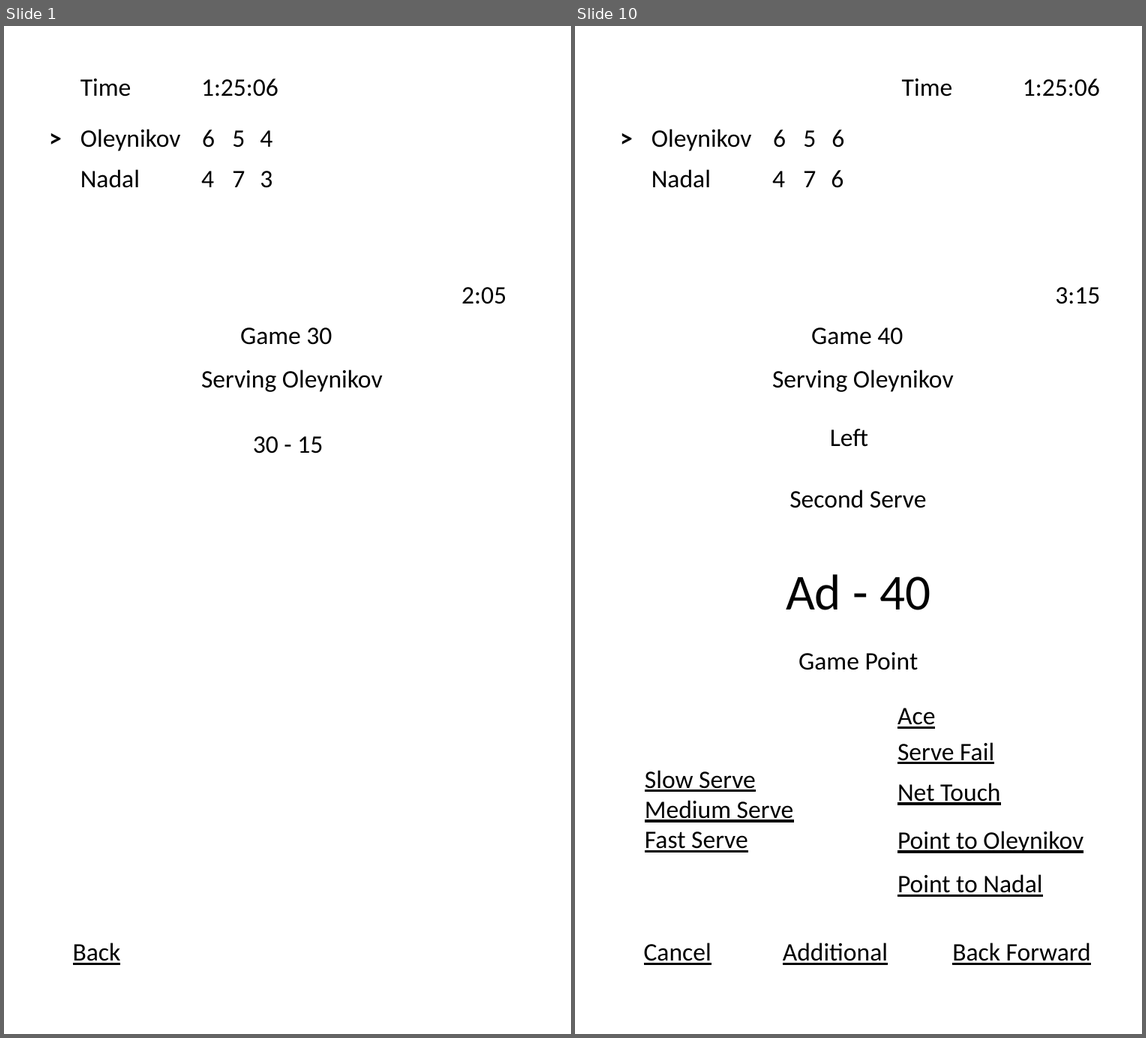
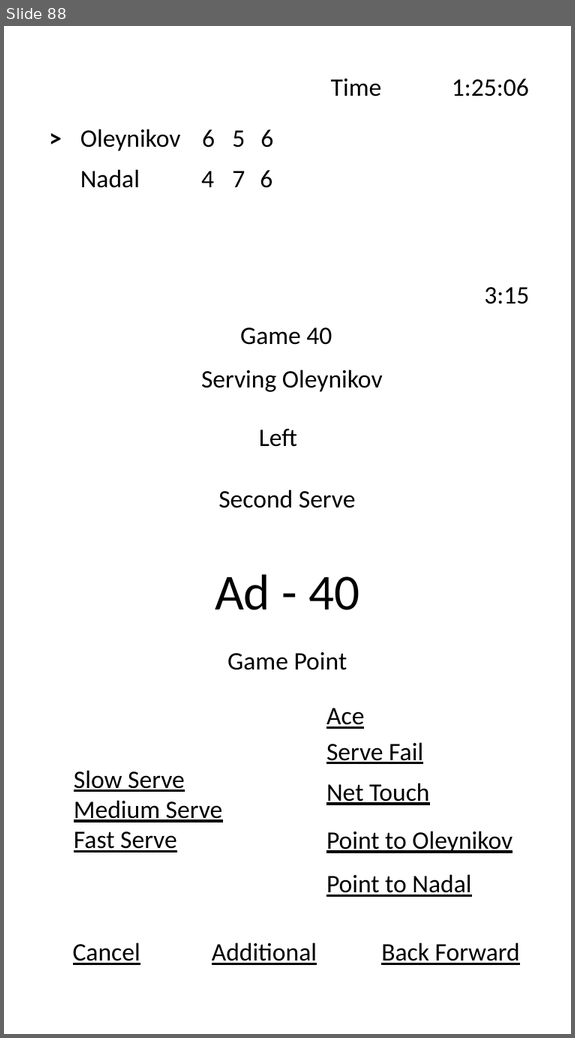
Before and after one commit to yuriyoleynikov/YoTennis, a slide deck: docs/UI.pptx. Shown side by side, each under a label of ours: slides 1 and 10 before the commit, slide 88 after it; the slides between them are not shown. The pictures are 1146x1038 and 575x1038 pixels, drawn with LibreOffice and Linux fonts; fonts in the diff are those of the drawing. Boxes give left, top, right and bottom in pixels: in the first picture for what was removed or moved away, otherwise in the second. Text is boxed around its words. In the diff, an @@ line names an element or a change of style, - is before the commit and + after.

```diff
--- a/docs/UI.pptx
+++ b/docs/UI.pptx
@@ slide 1 removed at (x1=4, y1=26, x2=571, y2=1034), background #FFFFFF @@
@@ text removed at (x1=80, y1=78, x2=132, y2=96) @@
-Time
@@ text removed at (x1=201, y1=78, x2=278, y2=96) @@
-1:25:06
@@ text removed at (x1=39, y1=117, x2=72, y2=157) @@
->
@@ text removed at (x1=80, y1=129, x2=181, y2=151) @@
-Oleynikov
@@ text removed at (x1=202, y1=130, x2=215, y2=148) @@
-6
@@ text removed at (x1=232, y1=130, x2=245, y2=148) @@
-5
@@ text removed at (x1=260, y1=130, x2=272, y2=147) @@
-4
@@ text removed at (x1=80, y1=169, x2=140, y2=188) @@
-Nadal
@@ text removed at (x1=201, y1=171, x2=214, y2=187) @@
-4
@@ text removed at (x1=232, y1=171, x2=245, y2=187) @@
-7
@@ text removed at (x1=260, y1=171, x2=272, y2=188) @@
-3
@@ text removed at (x1=462, y1=287, x2=506, y2=304) @@
-2:05
@@ text removed at (x1=240, y1=328, x2=332, y2=345) @@
-Game 30
@@ text removed at (x1=201, y1=370, x2=383, y2=392) @@
-Serving Oleynikov
@@ text removed at (x1=253, y1=436, x2=323, y2=454) @@
-30 - 15
@@ text removed at (x1=73, y1=942, x2=121, y2=965) @@
-Back
@@ what was slide 10 is now slide 88 @@
```
Also in this commit, not shown: 10 slides changed, 77 slides added, 3 other slides removed.
